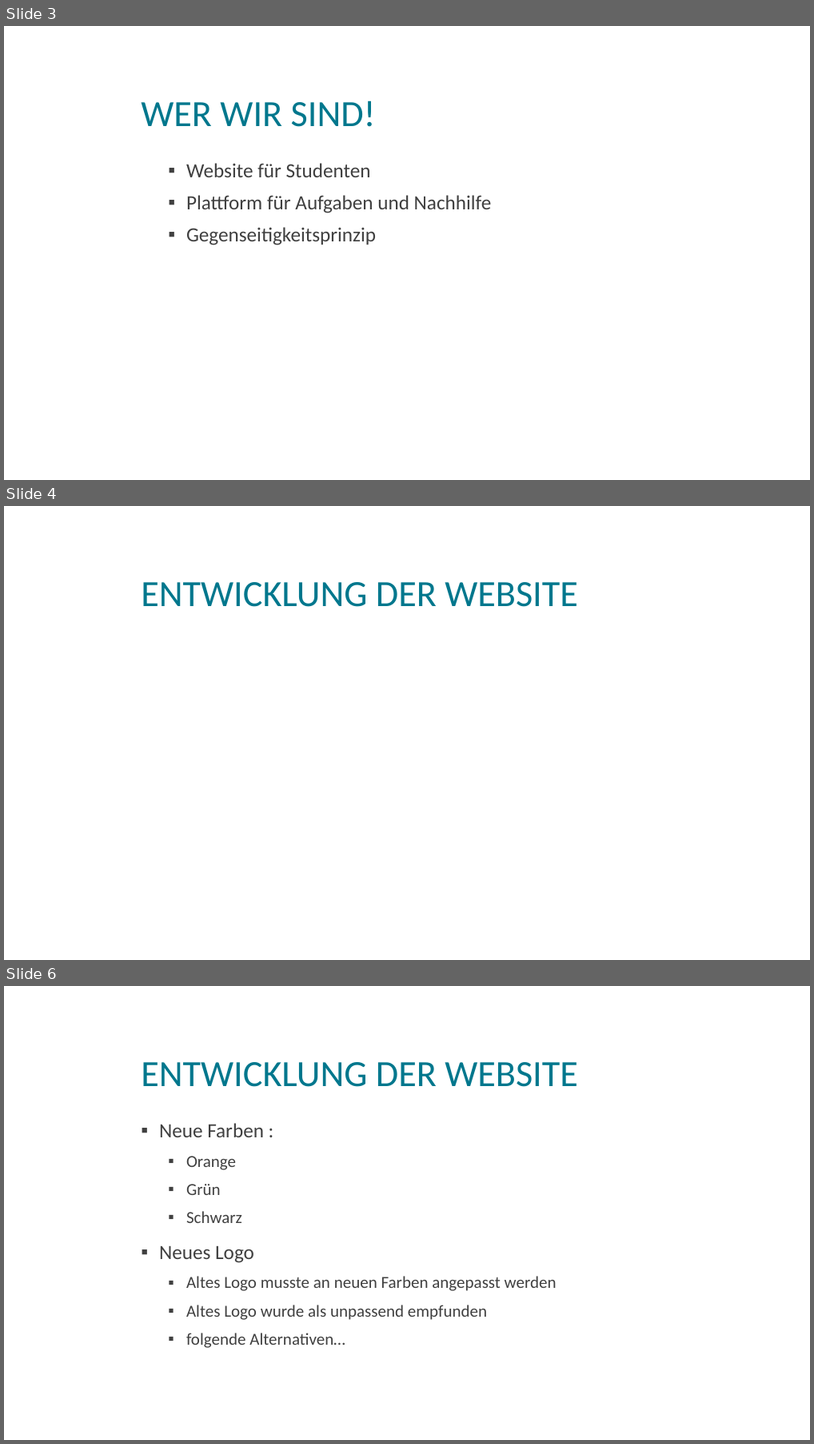
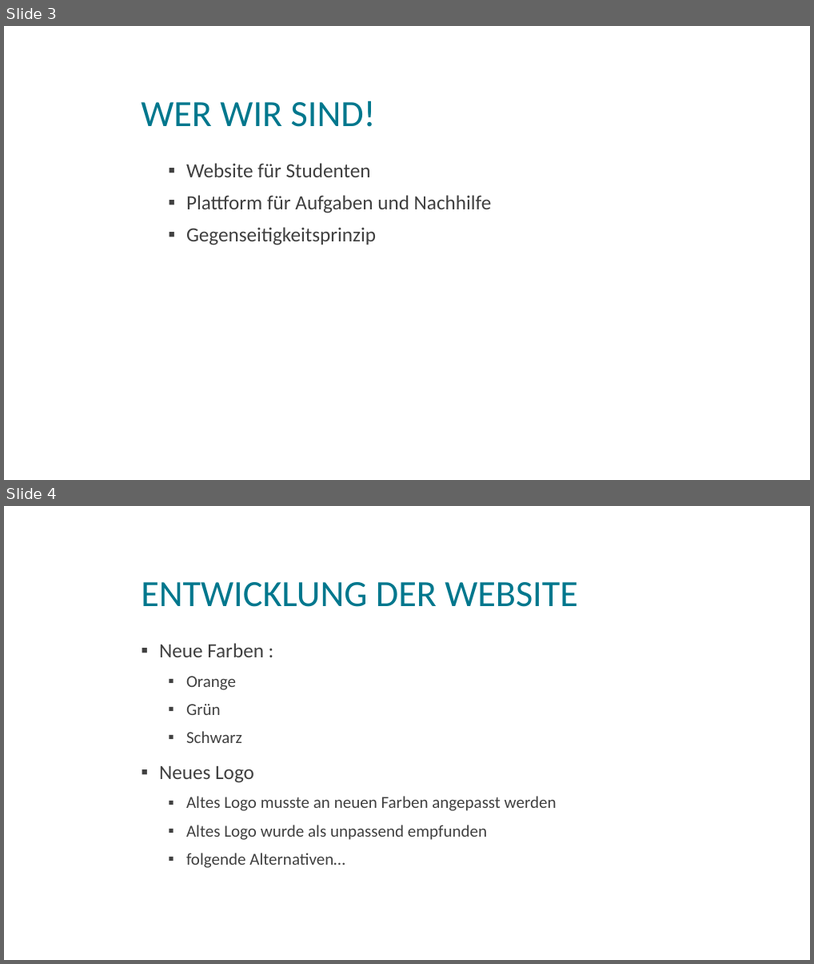
Before and after one commit to magharmi/StudentenFuerStudenten, a slide deck: websitePPneu.pptx. Shown one above the other, each under a label of ours: slides 3, 4 and 6 before the commit, slides 3 and 4 after it; the slides between them are not shown. The pictures are 814x1444 and 814x964 pixels, drawn with LibreOffice and Linux fonts; fonts in the diff are those of the drawing; background and template pictures are left out. Boxes give left, top, right and bottom in pixels: in the first picture for what was removed or moved away, otherwise in the second. Text is boxed around its words. In the diff, an @@ line names an element or a change of style, - is before the commit and + after.

```diff
--- a/websitePPneu.pptx
+++ b/websitePPneu.pptx
@@ slide 4 removed at box(4, 506, 810, 960), background picture (left out) @@
@@ title removed at box(141, 582, 578, 607) @@
-ENTWICKLUNG DER WEBSITE
@@ what was slide 6 is now slide 4 @@
```
Also in this commit, not shown: 1 other slide removed, 1 other file.
